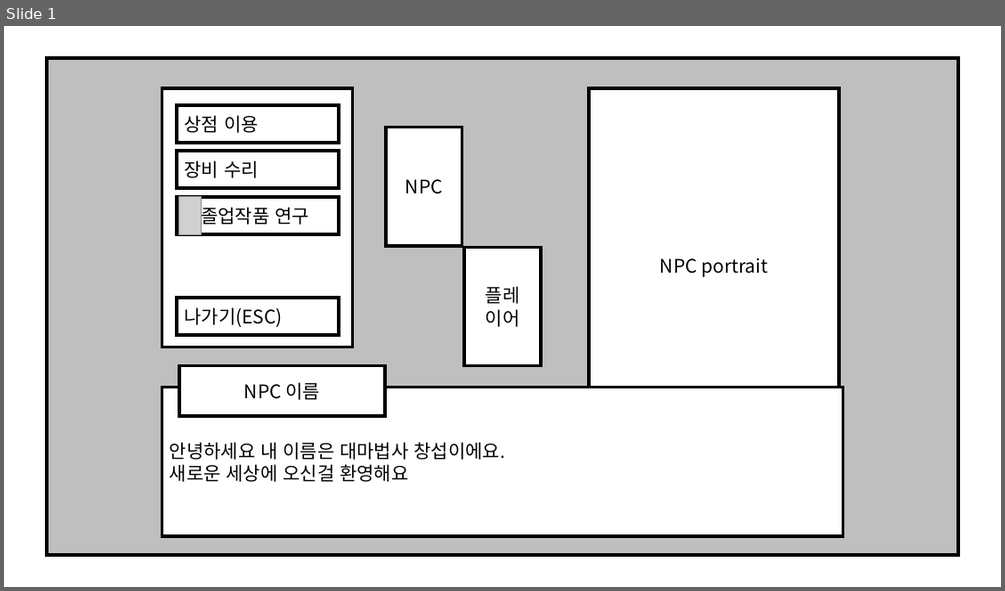
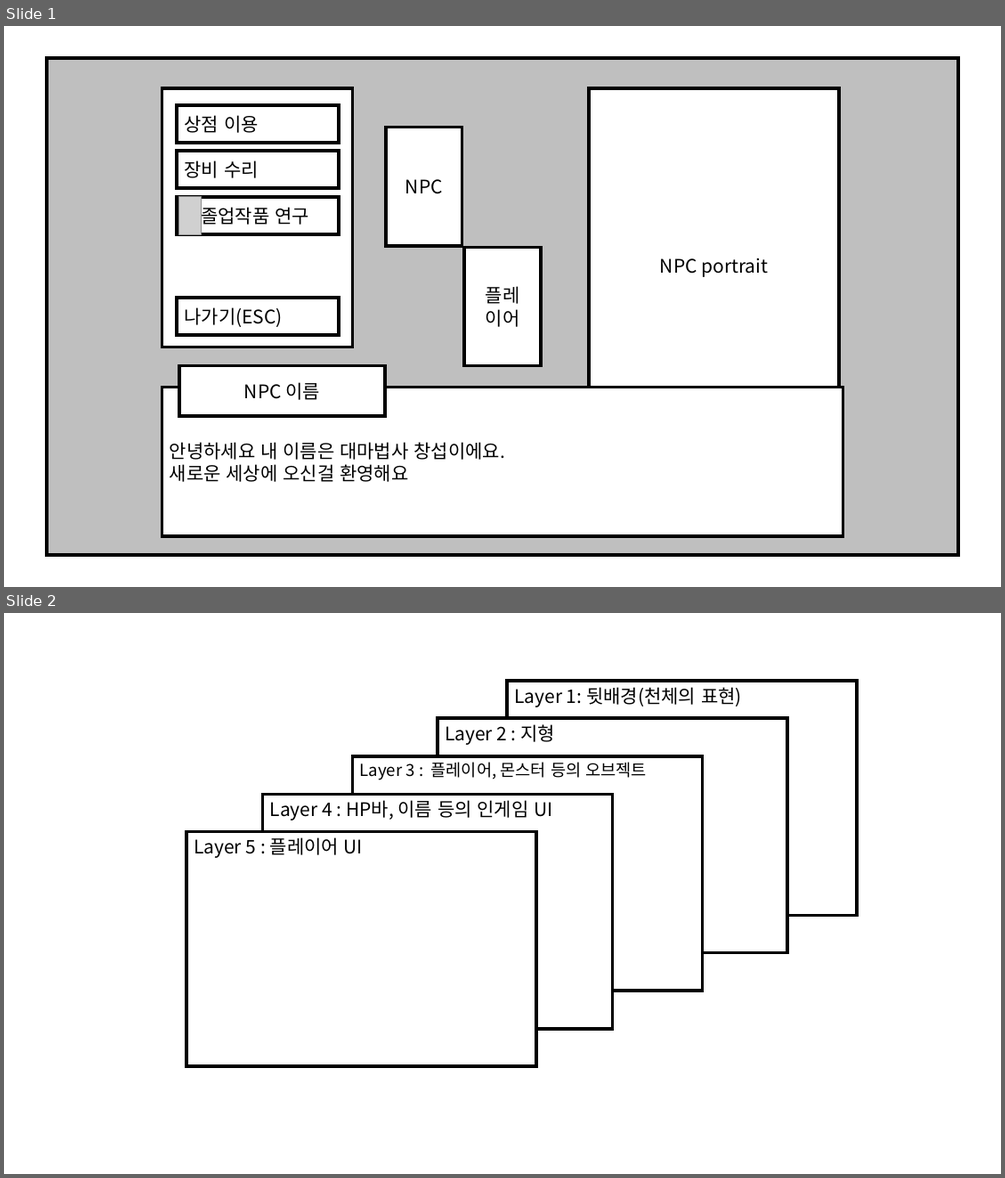
Before and after one commit to korleinster/gamebusdriver, a slide deck: plan/0.시스템/forwork.pptx. Shown one above the other, each under a label of ours: slide 1 before the commit, slides 1 and 2 after it. The pictures are 1005x591 and 1005x1178 pixels, drawn with LibreOffice and Linux fonts; fonts in the diff are those of the drawing; grey boxes stand for pictures. Boxes give left, top, right and bottom in pixels: in the first picture for what was removed or moved away, otherwise in the second. Text is boxed around its words. In the diff, an @@ line names an element or a change of style, - is before the commit and + after.

Commit message:
[신창섭]
2016년 9월 1일 : 아이템 중 장비에서 내구도에 대한 내용 추가.
Npc설정 및 상호작용 기호기서 작성 시작
2016년 9월 4일 : 게임내 화면 레이어 구조 설정, 게임 내 천체의 구조

```diff
--- a/plan/0.시스템/forwork.pptx
+++ b/plan/0.시스템/forwork.pptx
@@ slide 2 added at (x1=4, y1=613, x2=1001, y2=1174), background #FFFFFF @@
@@ rectangle added at (x1=507, y1=681, x2=858, y2=915), fill #FFFFFF, outline #000000 3 pt, 18 pt, text #000000 @@
+Layer 1: 뒷배경(천체의 표현)
@@ rectangle added at (x1=437, y1=718, x2=788, y2=952), fill #FFFFFF, outline #000000 3 pt, 18 pt, text #000000 @@
+Layer 2 : 지형
@@ rectangle added at (x1=353, y1=756, x2=703, y2=990), fill #FFFFFF, outline #000000 3 pt, 16 pt, text #000000 @@
+Layer 3 : 플레이어, 몬스터 등의 오브젝트
@@ rectangle added at (x1=263, y1=794, x2=613, y2=1028), fill #FFFFFF, outline #000000 3 pt, 18 pt, text #000000 @@
+Layer 4 : HP바, 이름 등의 인게임 UI
@@ rectangle added at (x1=186, y1=831, x2=536, y2=1065), fill #FFFFFF, outline #000000 3 pt, 18 pt, text #000000 @@
+Layer 5 : 플레이어 UI
```
Also in this commit, not shown: 4 other slides added, 8 other files.
